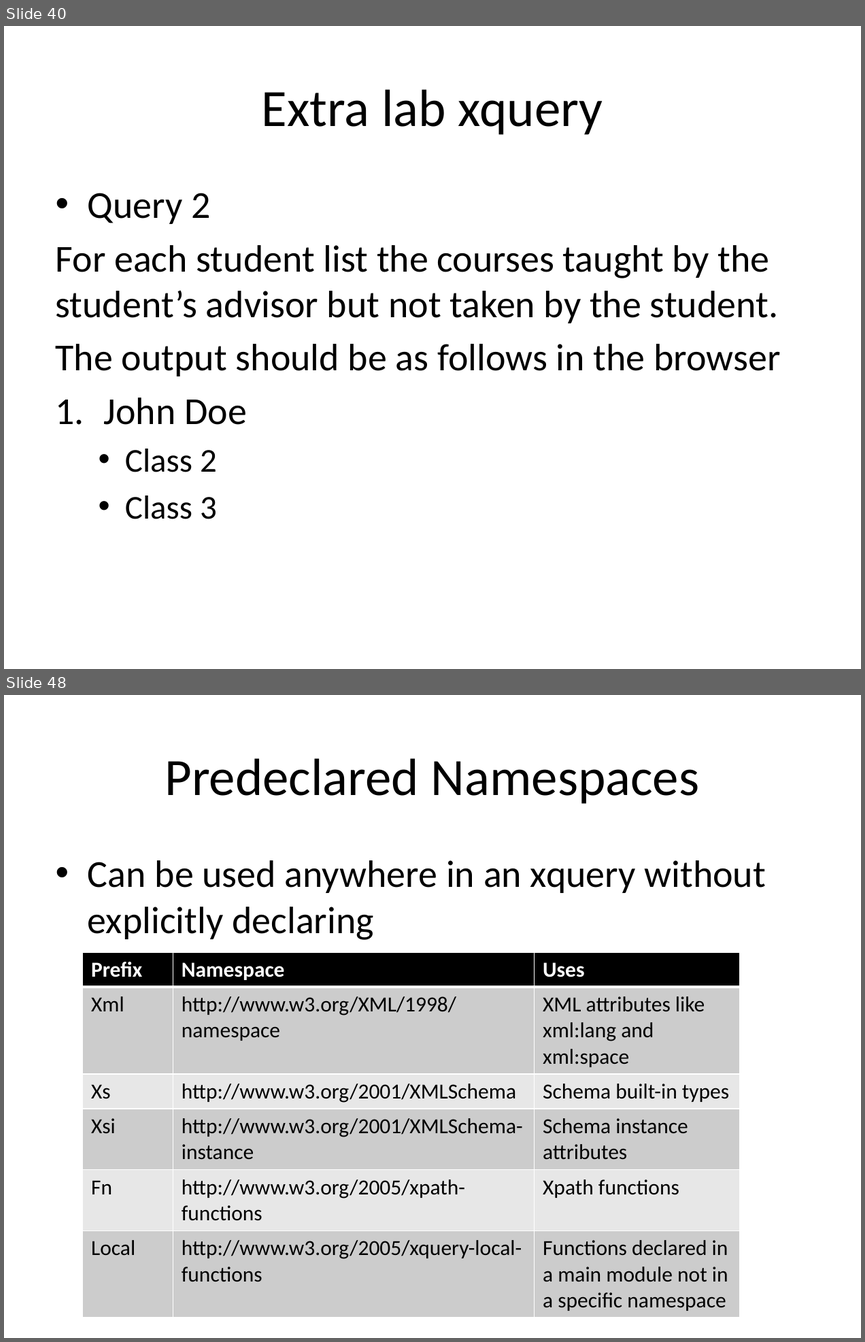
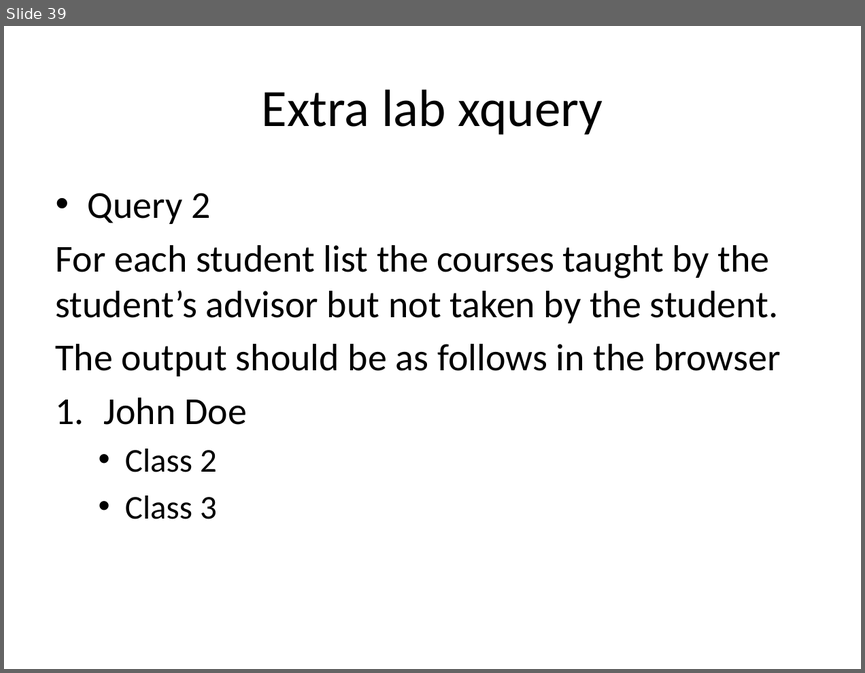
Before and after one commit to tathougies/zynx-se-bootcamp, a slide deck: xml/pragya/XQueryPPT.pptx. Shown one above the other, each under a label of ours: slides 40 and 48 before the commit, slide 39 after it; the slides between them are not shown. The pictures are 865x1342 and 865x673 pixels, drawn with LibreOffice and Linux fonts; fonts in the diff are those of the drawing. Boxes give left, top, right and bottom in pixels: in the first picture for what was removed or moved away, otherwise in the second. Text is boxed around its words. In the diff, an @@ line names an element or a change of style, - is before the commit and + after.

```diff
--- a/xml/pragya/XQueryPPT.pptx
+++ b/xml/pragya/XQueryPPT.pptx
@@ slide 48 removed at box(4, 695, 861, 1338), background #FFFFFF @@
@@ title removed at box(164, 758, 699, 804) @@
-Predeclared Namespaces
@@ text removed at box(88, 860, 766, 940) @@
-• Can be used anywhere in an xquery without explicitly declaring
@@ table removed at box(83, 952, 740, 1313), 6 rows, 3 columns @@
-Prefix | Namespace | Uses
-Xml | http://www.w3.org/XML/1998/namespace | XML attributes like xml:lang and xml:space
-Xs | http://www.w3.org/2001/XMLSchema | Schema built-in types
-Xsi | http://www.w3.org/2001/XMLSchema-instance | Schema instance attributes
-Fn | http://www.w3.org/2005/xpath-functions | Xpath functions
-Local | http://www.w3.org/2005/xquery-local-functions | Functions declared in a main module not in a specific namespace
@@ what was slide 40 is now slide 39 @@
```
Also in this commit, not shown: 11 other slides removed, 1 other file.
